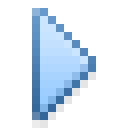
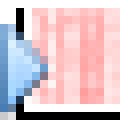
Layers edited between the first and the second 128×128 image:
added layer "Layer 4" above "Layer 1" over left=0, top=24, right=48, bottom=120
hid "Layer 1" over left=32, top=8, right=96, bottom=128
added layer "Layer 5" over left=16, top=8, right=120, bottom=120
